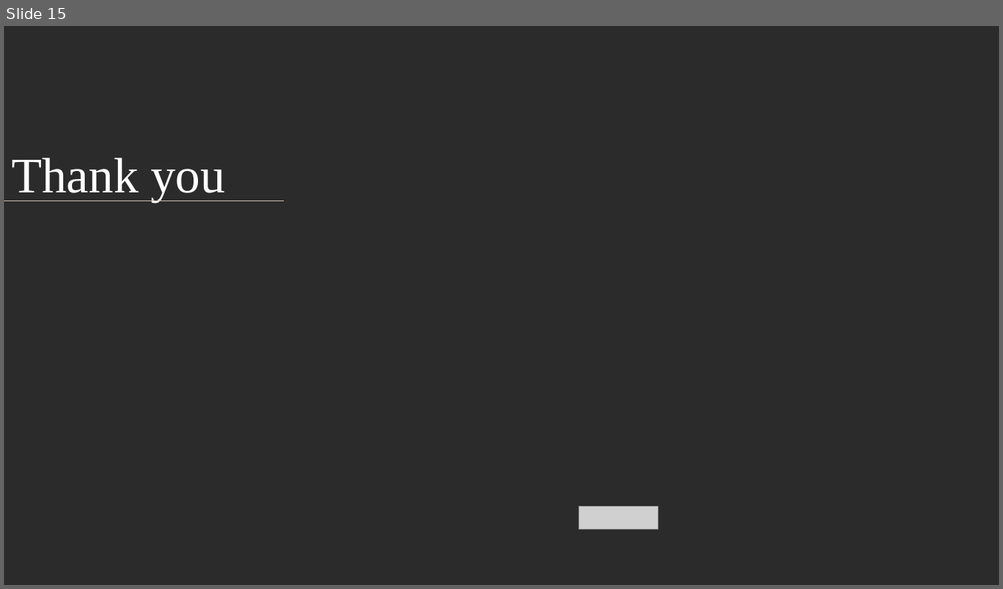
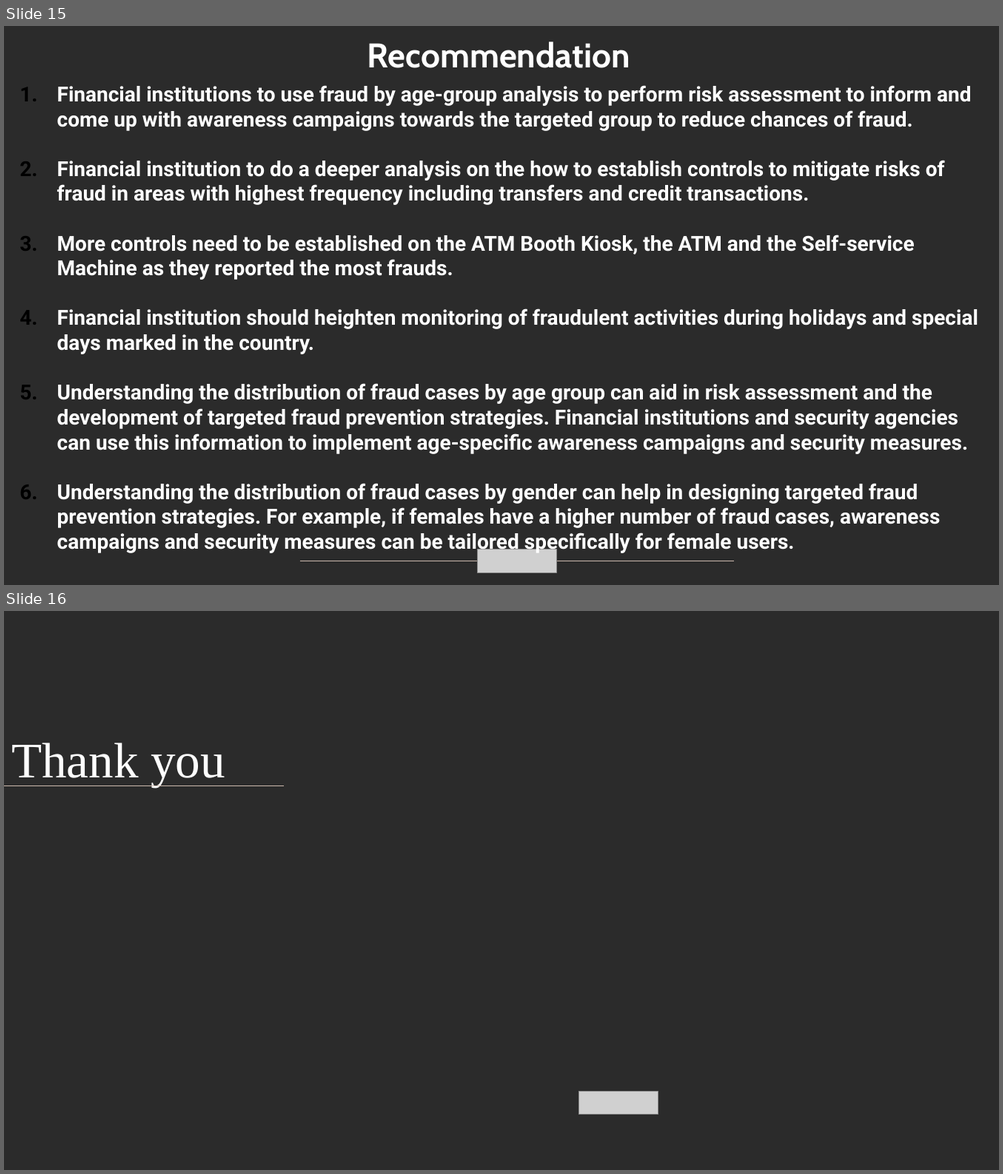
Before and after one commit to gkipkirui1/DSF-PT08P5-GROUP4-CAPSTONE-PROJECT, a slide deck: presentation/powerpoint_presentation.pptx. Shown one above the other, each under a label of ours: slide 15 before the commit, slides 15 and 16 after it. The pictures are 1003x589 and 1003x1174 pixels, drawn with LibreOffice and Linux fonts; fonts in the diff are those of the drawing; grey boxes stand for pictures; background and template pictures are left out; a plain dark background stands for a picture behind light text. Boxes give left, top, right and bottom in pixels: in the first picture for what was removed or moved away, otherwise in the second. Text is boxed around its words. In the diff, an @@ line names an element or a change of style, - is before the commit and + after.

```diff
--- a/presentation/powerpoint_presentation.pptx
+++ b/presentation/powerpoint_presentation.pptx
@@ slide 15 added at box(4, 26, 999, 585), background picture (left out) @@
@@ text added at box(367, 42, 630, 68), 33 pt, text #FFFFFF, bold @@
+Recommendation
@@ text added at box(57, 85, 978, 554), 20 pt, text #FFFFFF, bold @@
+1. Financial institutions to use fraud by age-group analysis to perform risk assessment to inform and come up with awareness campaigns towards the targeted group to reduce chances of fraud.
+2. Financial institution to do a deeper analysis on the how to establish controls to mitigate risks of fraud in areas with highest frequency including transfers and credit transactions.
+3. More controls need to be established on the ATM Booth Kiosk, the ATM and the Self-service Machine as they reported the most frauds.
+4. Financial institution should heighten monitoring of fraudulent activities during holidays and special days marked in the country.
+5. Understanding the distribution of fraud cases by age group can aid in risk assessment and the development of targeted fraud prevention strategies. Financial institutions and security agencies can use this information to implement age-specific awareness campaigns and security measures.
+6. Understanding the distribution of fraud cases by gender can help in designing targeted fraud prevention strategies. For example, if females have a higher number of fraud cases, awareness campaigns and security measures can be tailored specifically for female users.
@@ picture added at box(477, 550, 556, 573) @@
@@ line added from (300, 562) to (734, 562), #CEBBAF 1 pt @@
@@ what was slide 15 is now slide 16 @@
```
Also in this commit, not shown: 10 slides changed, 4 other slides added, 4 slides removed, 1 other file.
